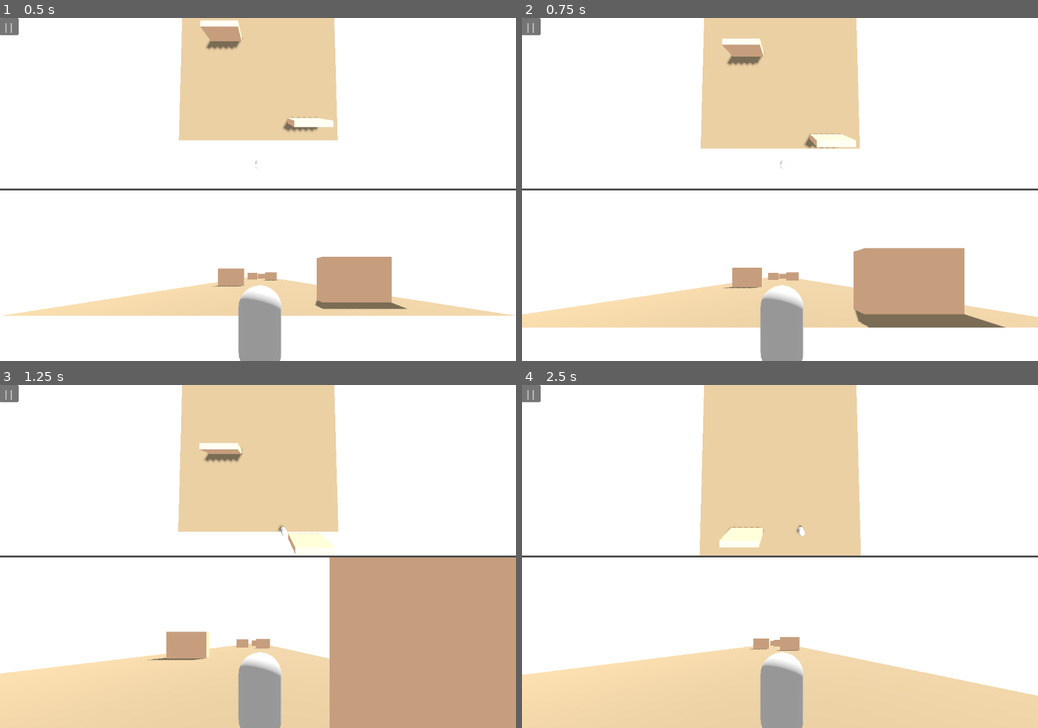
Above: before the commit, frames 1-4 (two rows, left to right).
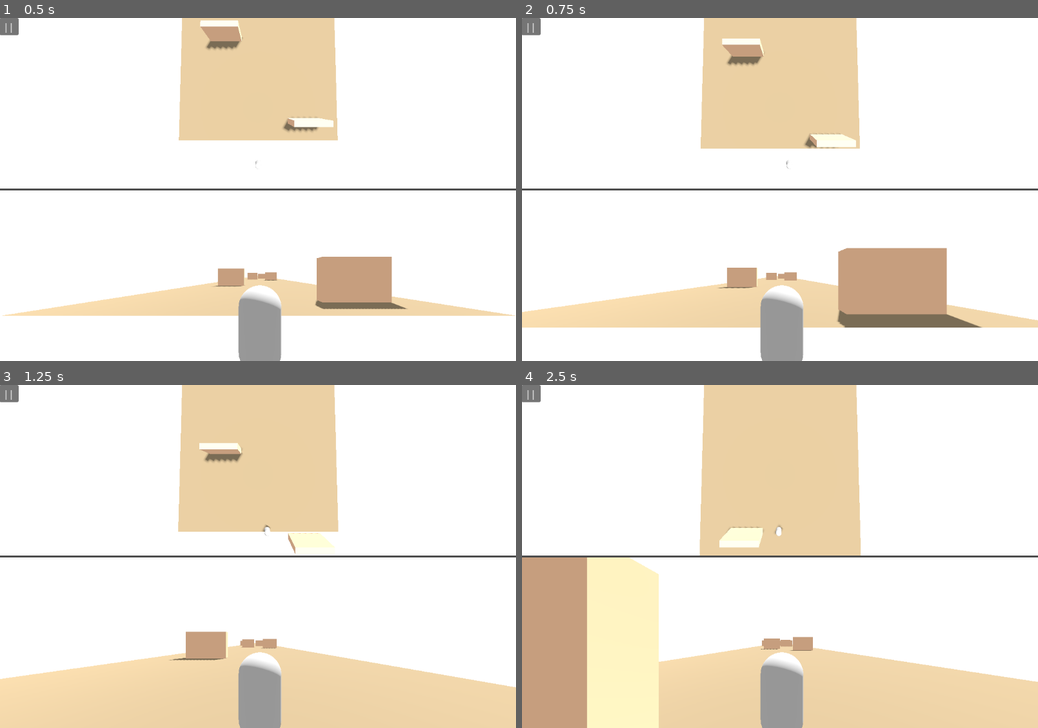
Above: after the commit, the same moments.

Repository: akj-07/mirage-marathon
Game: Godot game, scene res://scenes/World.tscn
The game is run twice, just before and just after one commit, with the same random seed, the same clock (stepped at 60 frames per second) and the same inputs. A sky picture missing from this copy of the repository is replaced by a grey-blue gradient.
Inputs (mouse positions are in pixels of both pictures, inside the frame that each line leads up to):
- Up to frame 1 (0.5 s): no input
- Up to frame 2 (0.75 s): move the mouse to (893, 172) at 0.52 s; hold Right (move_right) from 0.53 s (still down); click (893, 172) at 0.67 s
- Up to frame 3 (1.25 s): keep holding Right (move_right)
- Up to frame 4 (2.5 s): release Right (move_right) at 1.25 s; drag from (676, 573) to (754, 625) at 1.27 s; move the mouse to (831, 481) at 2.02 s; hold Right (move_right) from 2.03 s (still down); click (831, 481) at 2.17 s

Frame 1 is identical in both runs. In frame 2, 2.1% of the frame differs, in the area x 0-100%, y 41-91%; in frame 3, 19%, in the area x 0-100%, y 40-100%; in frame 4, 14%.

Commit message:
fix: touch input and collision shape

Diff:
--- a/scenes/World.tscn
+++ b/scenes/World.tscn
@@ -6,6 +6,7 @@
 [ext_resource type="Script" uid="uid://bsil32ldw7pm" path="res://script/SubViewport.gd" id="3_ytac2"]
 [ext_resource type="Script" uid="uid://7jtidhhvitdk" path="res://script/pause_button.gd" id="5_1lgw5"]
 [ext_resource type="Script" uid="uid://db2doleyek52w" path="res://script/input_overlay.gd" id="5_hlk0d"]
+[ext_resource type="Script" uid="uid://cr3li0eg0012w" path="res://script/right_input_overlay.gd" id="6_0uv0p"]
 
 [sub_resource type="PanoramaSkyMaterial" id="PanoramaSkyMaterial_1lgw5"]
 panorama = ExtResource("2_d1c63")
@@ -122,14 +123,24 @@
 [node name="Camera3D" type="Camera3D" parent="Control/VBoxContainer/SubViewportContainer/SubViewport/Player/Neck"]
 transform = Transform3D(1, 0, 0, 0, 1, 0, 0, 0, 1, 0, 0.484772, 2.72937)
 
-[node name="InputOverlay" type="Control" parent="Control"]
+[node name="LeftInputOverlay" type="Control" parent="Control"]
 layout_mode = 1
-anchors_preset = 15
-anchor_right = 1.0
+anchor_right = 0.5
 anchor_bottom = 1.0
 grow_horizontal = 2
 grow_vertical = 2
 script = ExtResource("5_hlk0d")
+
+[node name="RightInputOverlay" type="Control" parent="Control"]
+layout_mode = 1
+anchor_left = 0.5
+anchor_top = 0.018
+anchor_right = 1.0
+anchor_bottom = 1.0
+offset_top = -12.96
+grow_horizontal = 2
+grow_vertical = 2
+script = ExtResource("6_0uv0p")
 
 [node name="Control2" type="Control" parent="."]
 layout_mode = 3
--- a/script/Player.gd
+++ b/script/Player.gd
@@ -9,11 +9,21 @@
 	# Reset lateral velocity each frame
 	velocity.x = 0
 
-	# Apply lateral input
-	if Input.is_action_pressed("move_left"):
+	# Debug prints to see what inputs are active
+	var left_pressed = Input.is_action_pressed("move_left")
+	var right_pressed = Input.is_action_pressed("move_right")
+
+	# Apply lateral input with priority system
+	if left_pressed and not right_pressed:
 		velocity.x = -side_speed
-	elif Input.is_action_pressed("move_right"):
+		print("Moving left")
+	elif right_pressed and not left_pressed:
 		velocity.x = side_speed
+		print("Moving right")
+	elif left_pressed and right_pressed:
+		# Both pressed - cancel out (or you could give priority to one)
+		velocity.x = 0
+		print("Both directions pressed - canceling")
 
 	move_and_slide()
 
@@ -24,3 +34,9 @@
 	if collision:
 		print("Collided with: ", collision.get_collider())
 		get_tree().quit()
+
+# Add this method to handle input cleanup
+func _ready():
+	# Ensure all actions are released at start
+	Input.action_release("move_left")
+	Input.action_release("move_right")
--- a/script/Terrain_Controller.gd
+++ b/script/Terrain_Controller.gd
@@ -227,10 +227,14 @@
 	var wall_height = 4.0
 	var wall_depth = 1.0
 
-	if wall.has_method("set_wall_size"):
-		wall.set_wall_size(wall_width, wall_height, wall_depth)
-	elif wall.mesh is BoxMesh:
+	if wall.mesh is BoxMesh:
 		wall.mesh.size = Vector3(wall_width, wall_height, wall_depth)
+
+	var static_body = wall.get_node("StaticBody3D")
+	if static_body:
+		var collision_shape = static_body.get_node("CollisionShape3D")
+		if collision_shape and collision_shape.shape is BoxShape3D:
+			collision_shape.shape.size = Vector3(wall_width, wall_height, wall_depth)
 
 	# Position wall
 	var block_width = target_block.mesh.size.x
--- a/script/input_overlay.gd
+++ b/script/input_overlay.gd
@@ -1,17 +1,19 @@
 extends Control
 
-func _unhandled_input(event: InputEvent) -> void:
+func _gui_input(event: InputEvent) -> void:
 	if event is InputEventScreenTouch or event is InputEventMouseButton:
 		if event.pressed:
-			_process_touch(event.position)
+			print("Left side pressed - releasing right first")
+			# Ensure right is released when left is pressed
+			Input.action_release("move_right")
+			Input.action_press("move_left")
+		else:
+			print("Left side released")
+			Input.action_release("move_left")
 	elif event is InputEventScreenDrag:
-		_process_touch(event.position)
+		# Only press if not already pressed to avoid conflicts
+		if not Input.is_action_pressed("move_left"):
+			Input.action_release("move_right")  # Release opposite direction
+			Input.action_press("move_left")
 
-func _process_touch(pos: Vector2) -> void:
-	var screen_center = get_viewport().size.x / 2
-	if pos.x < screen_center:
-		Input.action_press("move_left")
-		Input.action_release("move_right")
-	else:
-		Input.action_press("move_right")
-		Input.action_release("move_left")
+# Remove the _input method to avoid conflicts - only use _gui_input for GUI controls
--- /dev/null
+++ b/script/right_input_overlay.gd
@@ -0,0 +1,19 @@
+extends Control
+
+func _gui_input(event: InputEvent) -> void:
+	if event is InputEventScreenTouch or event is InputEventMouseButton:
+		if event.pressed:
+			print("Right side pressed - releasing left first")
+			# Ensure left is released when right is pressed
+			Input.action_release("move_left")
+			Input.action_press("move_right")
+		else:
+			print("Right side released")
+			Input.action_release("move_right")
+	elif event is InputEventScreenDrag:
+		# Only press if not already pressed to avoid conflicts
+		if not Input.is_action_pressed("move_right"):
+			Input.action_release("move_left")  # Release opposite direction
+			Input.action_press("move_right")
+
+# Remove the _input method to avoid conflicts - only use _gui_input for GUI controls
Not shown: 1 places in scenes/World.tscn that only renumber resources
Not shown, added: script/right_input_overlay.gd.uid
